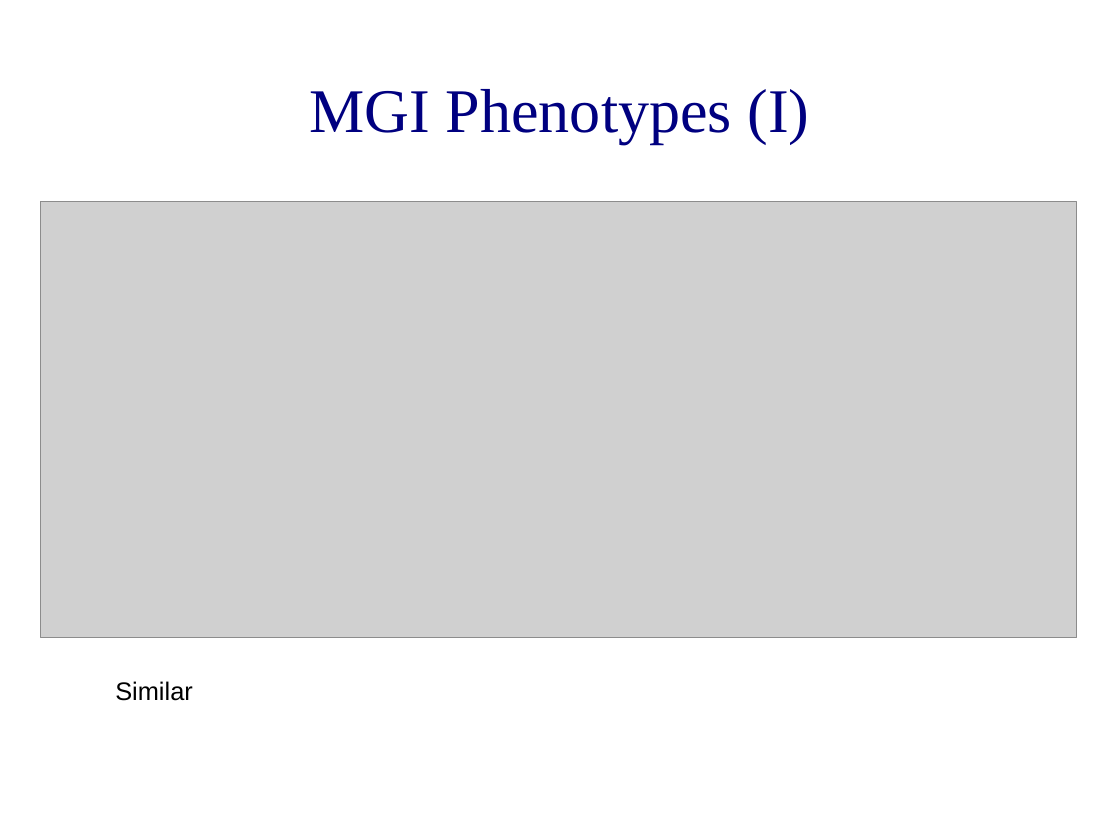
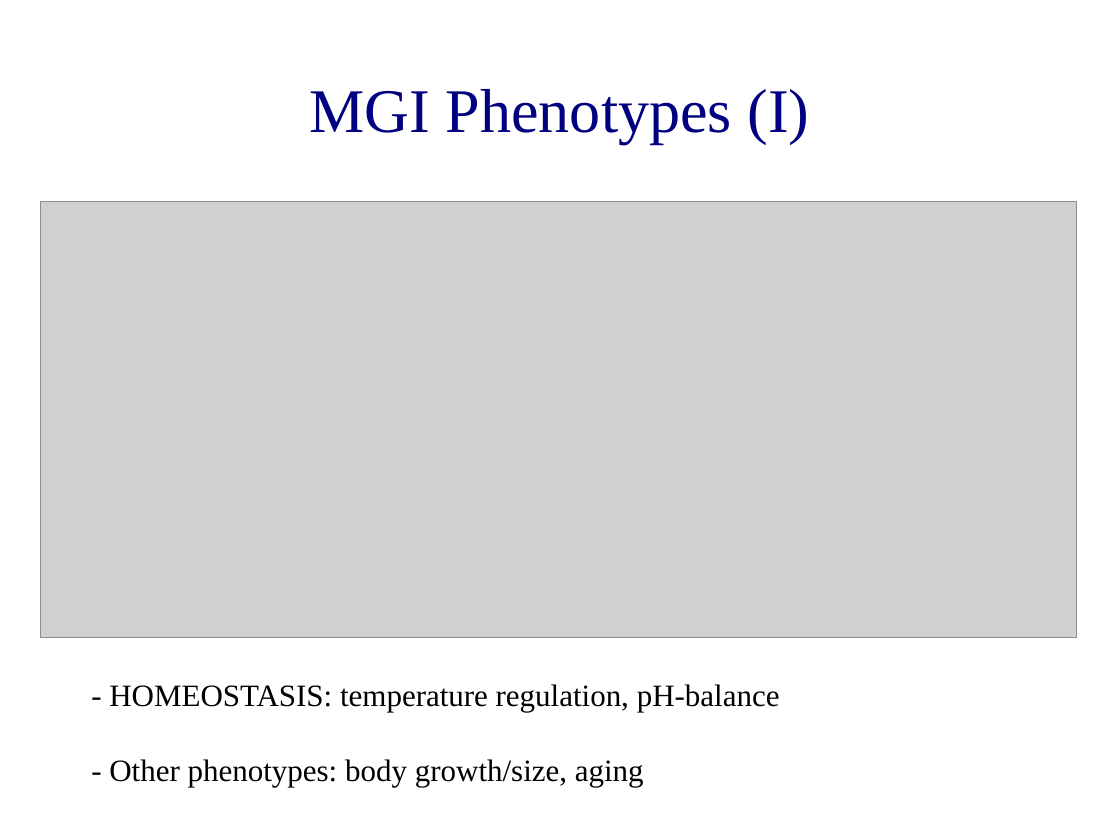
Before and after one commit to dianaiacob11/gobiGIT, a slide deck: slide 4 of presentation/GoBI_NuclearReceptors_IacobBeratis.odp. Drawn at 1120x840 pixels with LibreOffice and Linux fonts; fonts in the diff are those of the drawing; grey boxes stand for pictures; background and template pictures are left out. Boxes give left, top, right and bottom in pixels: in the first picture for what was removed or moved away, otherwise in the second. Text is boxed around its words. In the diff, an @@ line names an element or a change of style, - is before the commit and + after.

Commit message:
presentation changes

```diff
--- a/presentation/GoBI_NuclearReceptors_IacobBeratis.odp
+++ b/presentation/GoBI_NuclearReceptors_IacobBeratis.odp
@@ text at (109, 684, 780, 786): text changed; size 18 to 22 pt; font Arial to Times New Roman @@
-● Similar
+- HOMEOSTASIS: temperature regulation, pH-balance
+- Other phenotypes: body growth/size, aging
```
Also in this commit, not shown: 6 other slides changed, 2 slides added, 1 slide removed, 8 other files.
